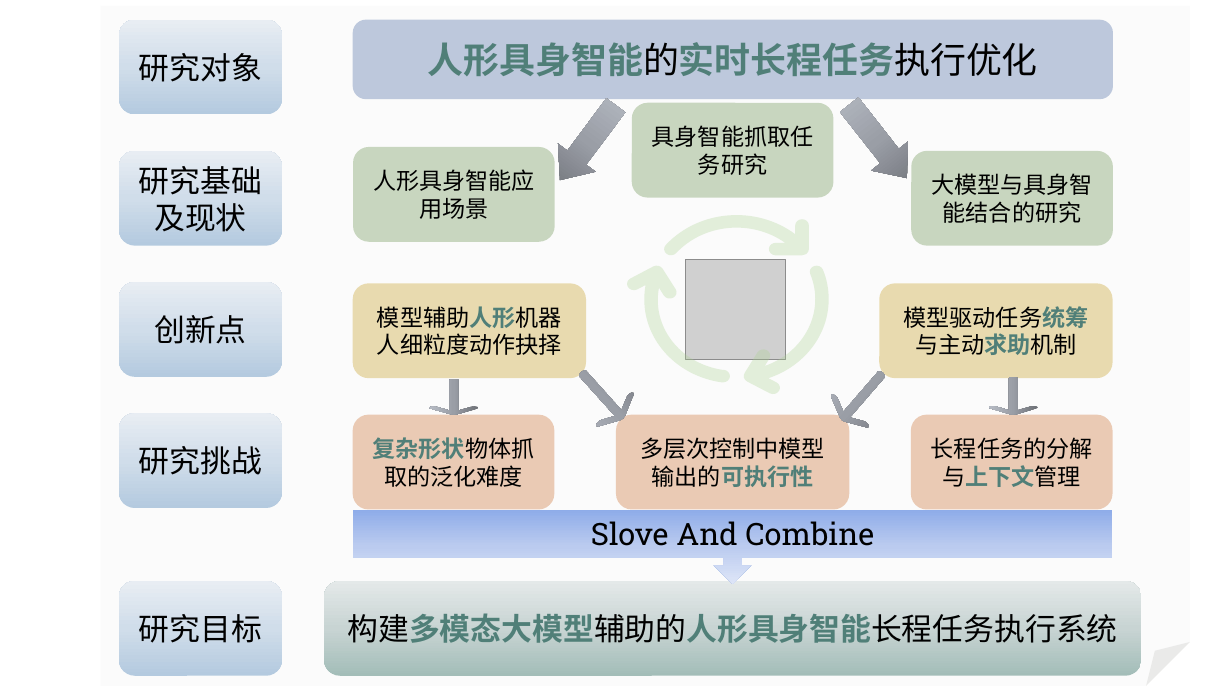
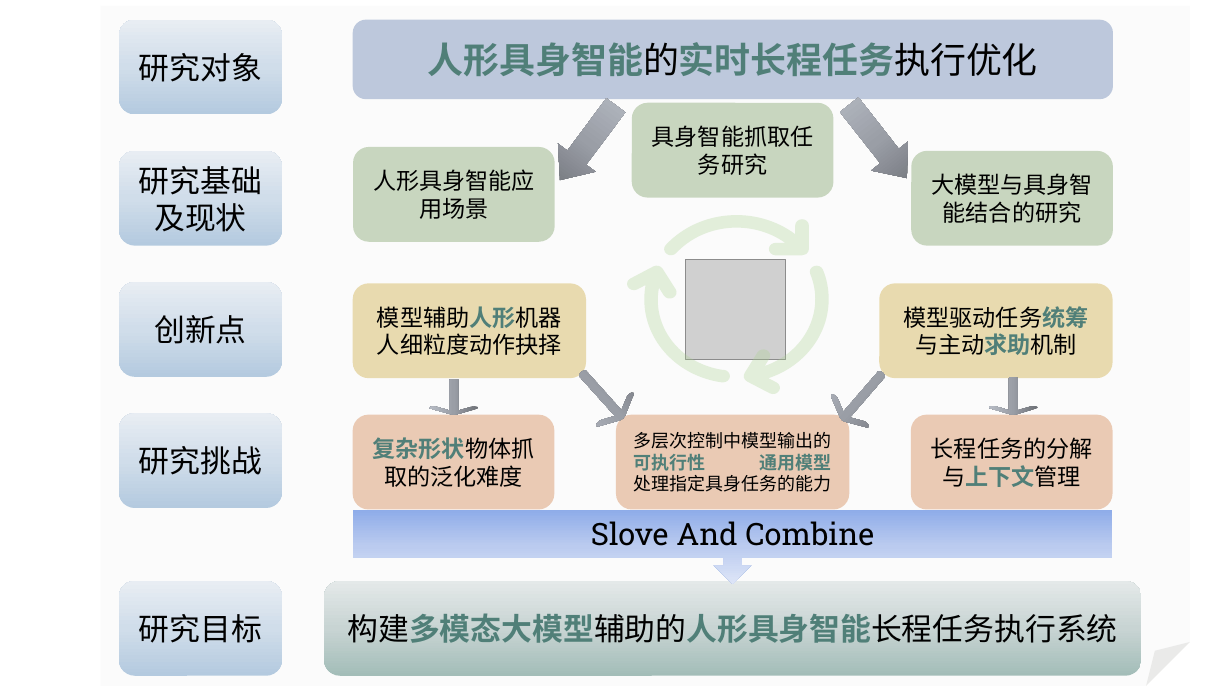
Before and after one commit to Xuqiqi77/embody-learning, a slide deck: slide 2 of bysj/开题报告画图.pptx. Drawn at 1232x693 pixels with LibreOffice and Linux fonts; fonts in the diff are those of the drawing; grey boxes stand for pictures. Boxes give left, top, right and bottom in pixels: in the first picture for what was removed or moved away, otherwise in the second. Text is boxed around its words. In the diff, an @@ line names an element or a change of style, - is before the commit and + after.

```diff
--- a/bysj/开题报告画图.pptx
+++ b/bysj/开题报告画图.pptx
@@ text in rounded rectangle at [634,432,832,492]: text changed; size 18 to 14 pt @@
-多层次控制中模型输出的可执行性
+多层次控制中模型输出的可执行性 通用模型处理指定具身任务的能力
```
Also in this commit, not shown: 18 other files.
